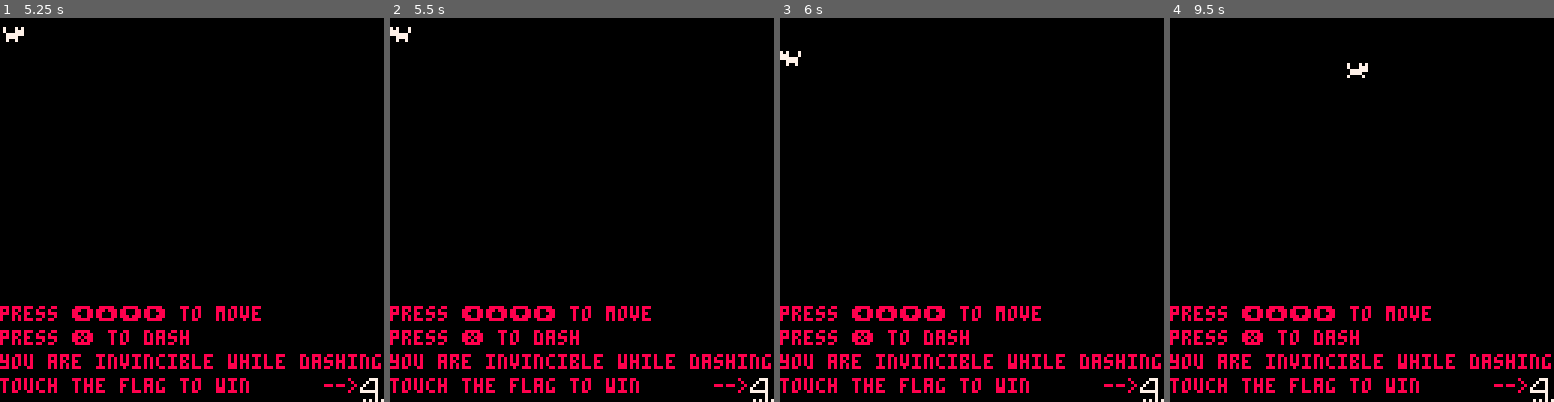
Above: before the commit, frames 1-4 (left to right).
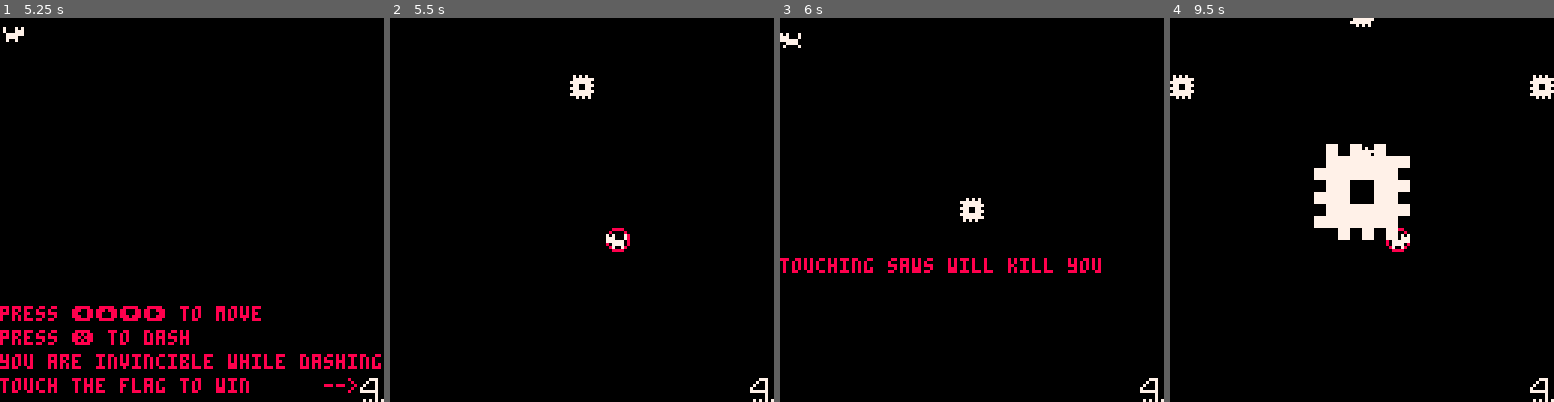
Above: after the commit, the same moments.

Repository: DPS2004/ld45
Game: PICO-8 cartridge ld45.p8
Same seed, same stepped clock (60 frames per second), same inputs: the game is played once before the commit and once after it.
Inputs:
- Up to frame 1 (5.25 s): tap X (X key) at 0.33, 1.07, 1.85, 2.97, 4.08, 5.2 s; tap O (Z key) at 0.7, 1.7, 2.1, 2.5, 2.9, 3.3, 3.7, 4.1, 4.5, 4.9 s; hold Right 1.6-2.1 s; hold Up 2.15-2.42 s; hold Right 2.47-3.03 s; hold Left 3.08-3.58 s; hold Down 3.63-3.97 s; hold Right 4.02-4.68 s; hold Up 4.73-5.03 s; hold Left from 5.08 s (still down)
- Up to frame 2 (5.5 s): keep holding Left; tap O (Z key) at 5.3 s
- Up to frame 3 (6 s): release Left at 5.68 s; tap O (Z key) at 5.7 s; hold Down from 5.73 s (still down)
- Up to frame 4 (9.5 s): release Down at 6.03 s; hold Right 6.08-6.58 s; tap O (Z key) every 0.4 s from 6.1 to 9.3 s; tap X (X key) at 6.32, 7.43, 8.55 s; hold Right 6.63-7.13 s; hold Up 7.18-7.45 s; hold Right 7.5-8.07 s; hold Left 8.12-8.62 s; hold Down 8.67-9 s; hold Right from 9.05 s (still down)

Frame 1 is identical in both runs. In frame 2, 5.4% of the frame differs, in the area x 0-100%, y 2-98%; in frame 3, 6.6%; in frame 4, 10%, in the area x 0-100%, y 0-98%.

Commit message:
added debug key and levels

Diff:
--- a/ld45.p8
+++ b/ld45.p8
@@ -42,7 +42,28 @@
 		spawnsaw(120,60,60,60,8,8) --saw 8
 	elseif level == 7 then
 		delsaw(4)
-	end
+		modsaw(5,8,0,8,120,30)
+		modsaw(6,24,0,24,120,25)
+		modsaw(7,40,0,40,120,20)
+		modsaw(8,56,0,56,120,15)
+		spawnsaw(72,0,72,120,10,8) -- saw 9
+		spawnsaw(88,0,88,120,15,8) --saw 10
+		spawnsaw(104,0,104,120,20,8) --saw 11
+		spawnsaw(120,0,120,120,25,8) --saw 12
+	elseif level == 8 then
+		delsaw(5)
+		delsaw(6)
+		delsaw(7)
+		delsaw(8)
+		delsaw(9)
+		delsaw(10)
+		delsaw(11)
+		delsaw(12)
+		spawnsaw(8,0,8,52,20,16) -- saw 13
+		spawnsaw(8,112,8,68,20,16) -- saw 14
+		spawnsaw(24,0,24,52,20,16) -- saw 15
+	end
+
 end
 function delsaw(n)
 	s=saws[n]
@@ -213,7 +234,11 @@
 		elseif player.x > 120then
 			player.x = 120
 		end
-
+		--debug
+		if btnp(4) then
+			player.x = 120
+			player.y = 120
+		end
 		if player.x > 113 and player.y > 115 and player.reset == false then
 			player.reset = true
 			level += 1
